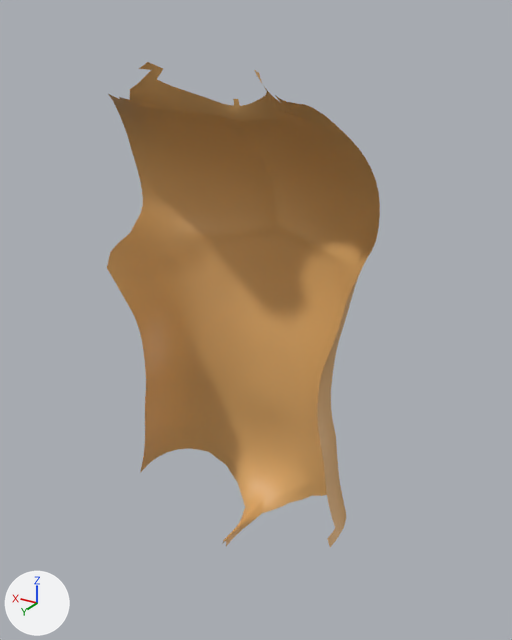
The Blender file public/models/Torso.blend, before and after one commit.
Camera for both pictures: a 50 mm camera at (-1.128, 1.737, 3.988) aimed at (-0.065, -0.035, 3.102). Every picture has the same lights, and +X, +Y and +Z are marked at lower left.

Objects in the first picture: 'torso'.
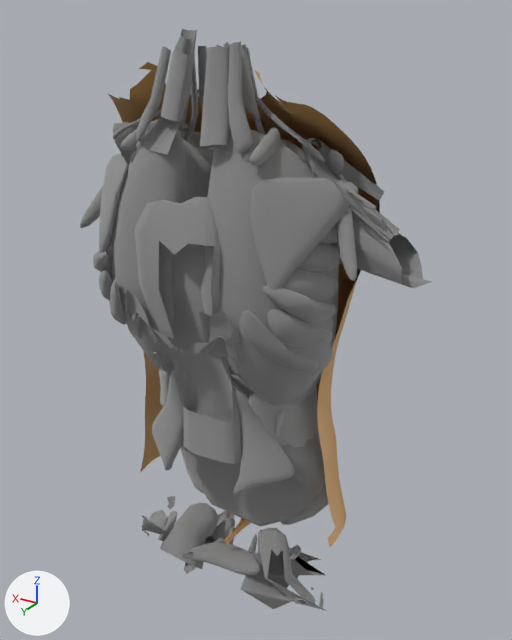
What differs and where, as boxes [x1, y1, x2, y2] in the pictures (512 x 640 px):
'torso', reshaped (29% wider, 20% taller)
    before: [107, 62, 380, 547]
    after: [80, 29, 432, 611]
part 1 of me_object_0_019, added
    after: [80, 29, 432, 611]

The change in detail:
Material 'Eye' (mat_eye) is new.
Its base color is (0.588, 0.588, 0.588) (light grey #cacaca).
Its metallic is 1.0.
Its roughness is 1.0.
Material 'Legs' (mat_legs) is new.
Its base color is (0.5, 0.5, 0.5) (grey #bcbcbc).
Its metallic is 1.0.
Its roughness is 1.0.
me_object_0_019 is used by ob_torso; parent ob_basespiderman_0; location (0.0, 0.0, 0.0).
me_object_0_019 had 1627 vertices, 2941 faces and spanned x -0.203..0.203, y 1.068..1.833, z -0.095..0.143.
me_object_0_019 now has 9945 vertices, 13955 faces, 83 loose edges and spans x -0.302..0.219, y 0.967..1.872, z -0.147..0.143.
me_object_0_019 part 1: 8318 vertices added at x -0.302..0.219, y 0.967..1.872, z -0.147..0.11.
me_object_0_019 part 2: the surface is now shaded smooth.
me_object_0_019 now uses material mat_eye (light grey #cacaca).
me_object_0_019 now uses material mat_legs (grey #bcbcbc).
